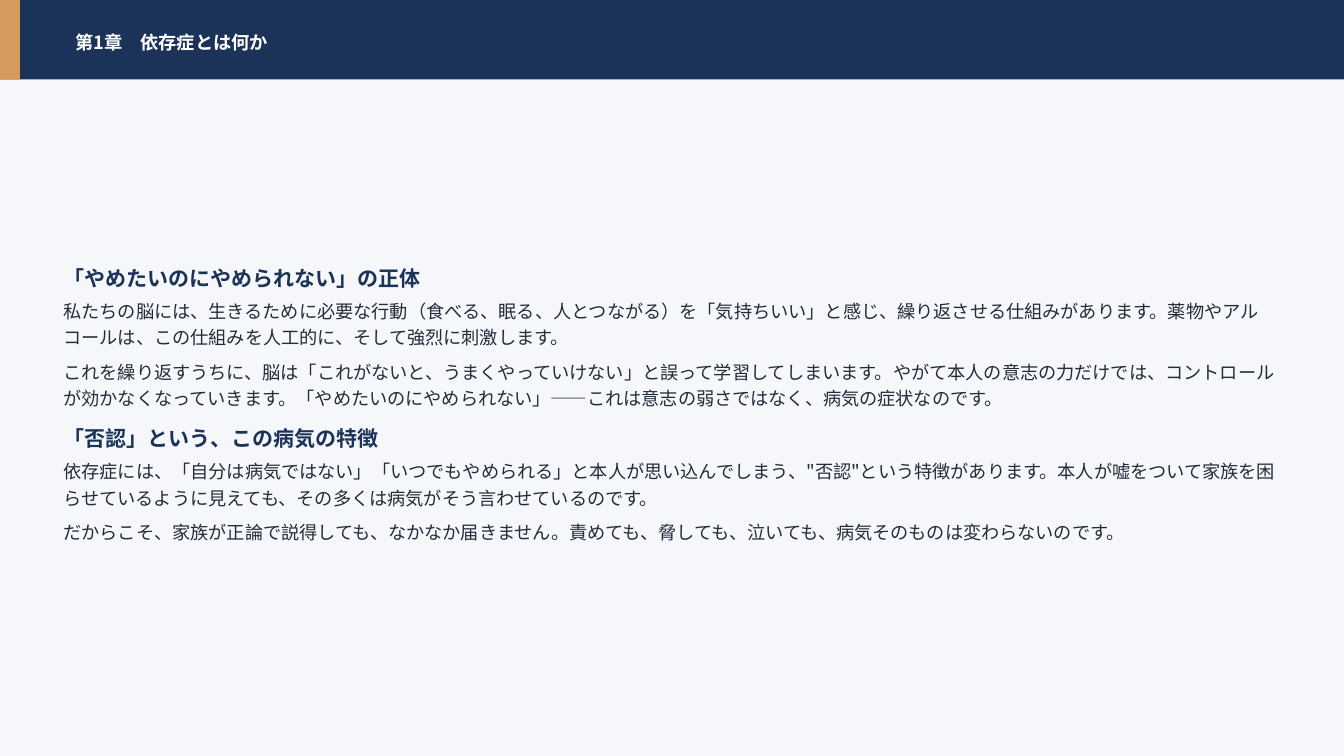
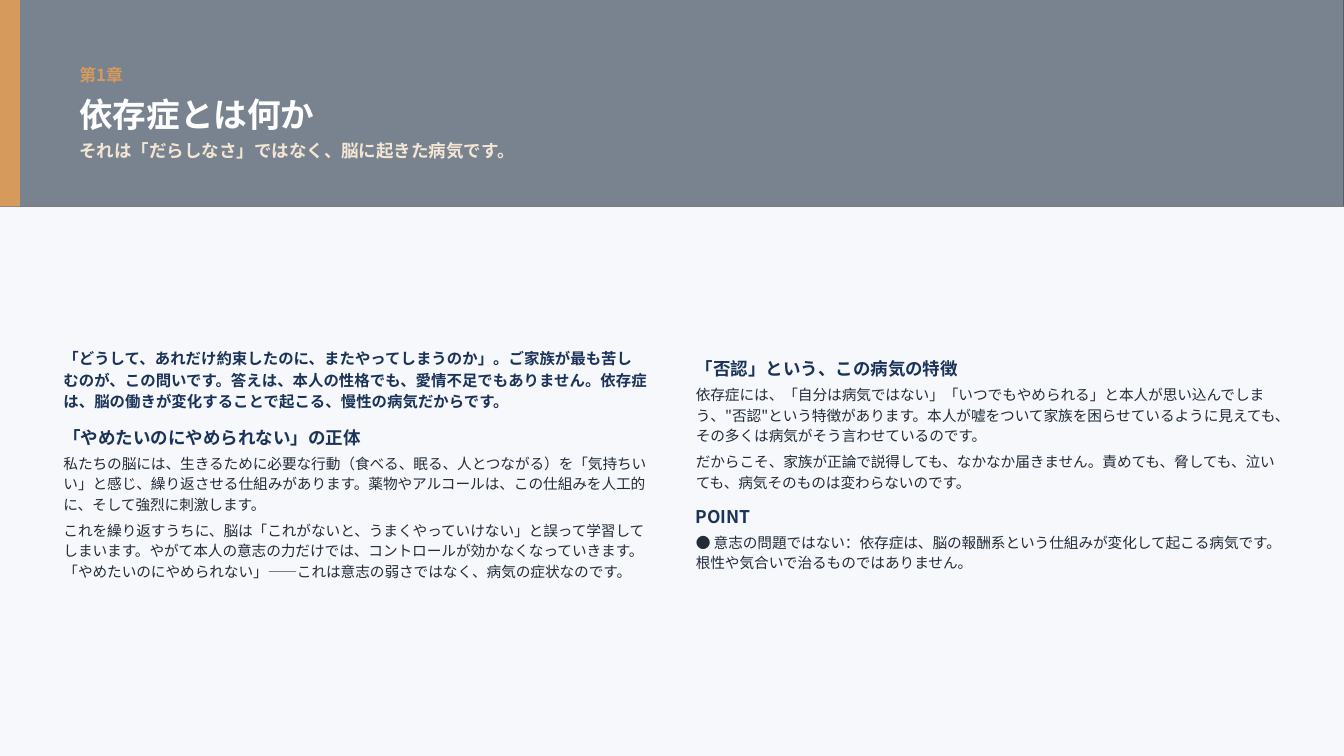
Before and after one commit to hiderock84-sys/darca, a slide deck: slide 5 of public/manual.pptx (slide 8 before the commit). Drawn at 1344x756 pixels with LibreOffice and Linux fonts; fonts in the diff are those of the drawing; grey boxes stand for pictures. Boxes give left, top, right and bottom in pixels: in the first picture for what was removed or moved away, otherwise in the second. Text is boxed around its words. In the diff, an @@ line names an element or a change of style, - is before the commit and + after.

```diff
--- a/public/manual.pptx
+++ b/public/manual.pptx
@@ rectangle at <box>0,0,1344,756</box>: fill #F5F7FB to #F6F8FB @@
@@ rectangle: place and size @@
-rectangle at <box>0,0,20,80</box>
+rectangle at <box>0,0,20,207</box>
@@ rectangle: place and size @@
-rectangle at <box>0,0,1344,80</box>
+rectangle at <box>0,0,1344,207</box>
@@ rectangle at <box>0,0,1344,207</box>: fill #1B3358 to #142744 at 46% opacity @@
@@ picture added at <box>0,0,1344,207</box> @@
@@ text at <box>79,67,514,159</box>: text changed; size 13 to 12.5 pt; text colour #FFFFFF to #F3E7D4 @@
-第1章 依存症とは何か
+第1章
+依存症とは何か
+それは「だらしなさ」ではなく、脳に起きた病気です。
@@ text "「どうして、あれだけ約束したのに、またやってしまうのか」。ご家族が最も苦しむのが、この問いです。答えは、本人の性格でも、 ...": place and size @@
-text "「どうして、あれだけ約束したのに、またやってしまうのか」。ご家族が最も苦しむのが、この問いです。答えは、本人の性格でも、 ..." at <box>63,268,1275,541</box>
+text "「どうして、あれだけ約束したのに、またやってしまうのか」。ご家族が最も苦しむのが、この問いです。答えは、本人の性格でも、 ..." at <box>63,351,646,579</box>
@@ text at <box>63,351,646,409</box>: paragraph added @@
+「どうして、あれだけ約束したのに、またやってしまうのか」。ご家族が最も苦しむのが、この問いです。答えは、本人の性格でも、愛情不足でもありません。依存症は、脳の働きが変化することで起こる、慢性の病気だからです。
@@ text added at <box>696,360,1290,569</box>, 10.5 pt, text #242C3A @@
+「否認」という、この病気の特徴
+依存症には、「自分は病気ではない」「いつでもやめられる」と本人が思い込んでしまう、"否認"という特徴があります。本人が嘘をついて家族を困らせているように見えても、その多くは病気がそう言わせているのです。
+だからこそ、家族が正論で説得しても、なかなか届きません。責めても、脅しても、泣いても、病気そのものは変わらないのです。
+POINT
+● 意志の問題ではない：依存症は、脳の報酬系という仕組みが変化して起こる病気です。根性や気合いで治るものではありません。
@@ text at <box>63,428,1275,541</box>: paragraphs removed @@
-「否認」という、この病気の特徴
-依存症には、「自分は病気ではない」「いつでもやめられる」と本人が思い込んでしまう、"否認"という特徴があります。本人が嘘をついて家族を困らせているように見えても、その多くは病気がそう言わせているのです。
-だからこそ、家族が正論で説得しても、なかなか届きません。責めても、脅しても、泣いても、病気そのものは変わらないのです。
@@ text at <box>63,429,646,579</box>: size 15 to 12.5 pt in "「やめたいのにやめられない」の正体"; size 13 to 10.5 pt in "私たちの脳には、生きるために必要な行動（食べる、眠る、人とつながる）を「気持ちいい」と感じ、繰り返させる仕組みがあります ...", "これを繰り返すうちに、脳は「これがないと、うまくやっていけない」と誤って学習してしまいます。やがて本人の意志の力だけでは ..."; line spacing 1.2 to 1.16; more space between paragraphs; less space between paragraphs @@
```
Also in this commit, not shown: 31 other slides changed, 49 slides removed, 1 other file.
